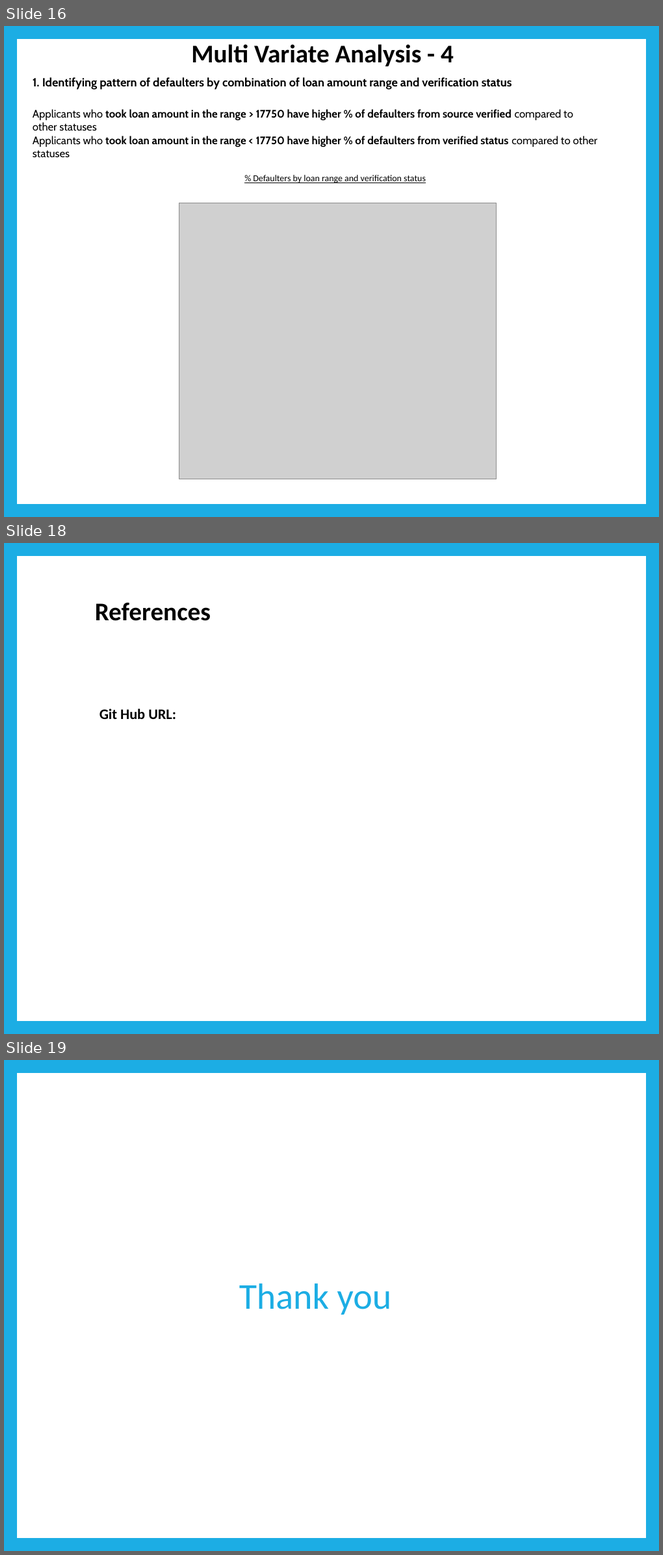
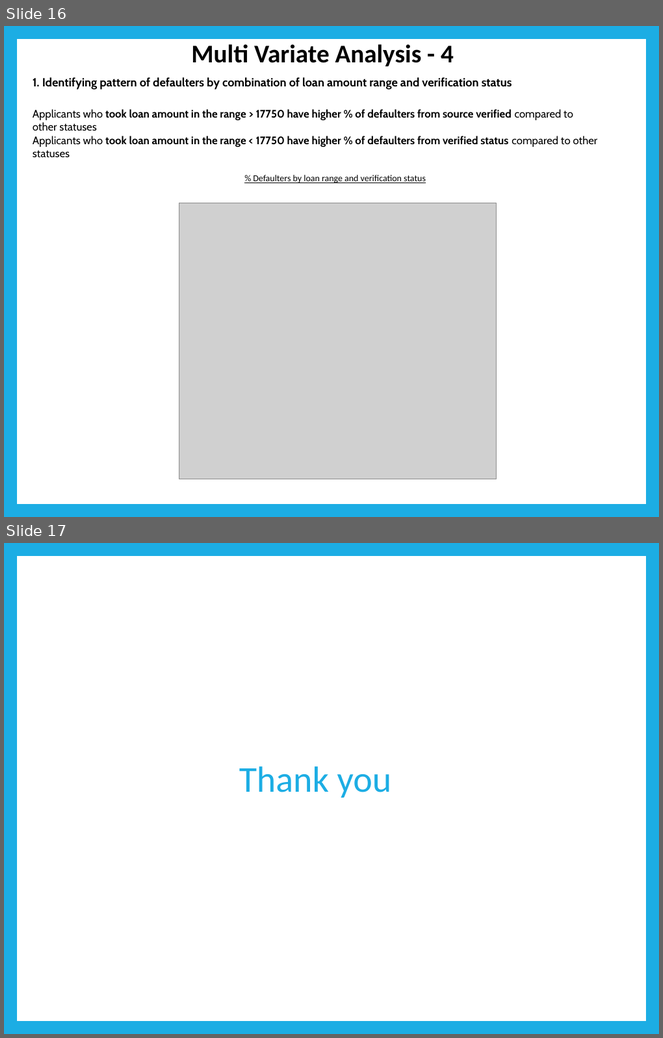
Before and after one commit to srivatchala/Lending-Club-Case-Study, a slide deck: Lending-Club-Case-study-Presentation_final.pptx. Shown one above the other, each under a label of ours: slides 16, 18 and 19 before the commit, slides 16 and 17 after it; the slides between them are not shown. The pictures are 663x1555 and 663x1038 pixels, drawn with LibreOffice and Linux fonts; fonts in the diff are those of the drawing; grey boxes stand for pictures. Boxes give left, top, right and bottom in pixels: in the first picture for what was removed or moved away, otherwise in the second. Text is boxed around its words. In the diff, an @@ line names an element or a change of style, - is before the commit and + after.

```diff
--- a/Lending-Club-Case-study-Presentation_final.pptx
+++ b/Lending-Club-Case-study-Presentation_final.pptx
@@ slide 18 removed at [4, 543, 659, 1034], background #1CADE4; not listed: 1 template element that a slide beside it also shows @@
@@ text removed at [95, 602, 211, 621] @@
-References
@@ text removed at [100, 709, 176, 719] @@
-Git Hub URL:
@@ what was slide 19 is now slide 17 @@
```
Also in this commit, not shown: 1 other slide removed.
